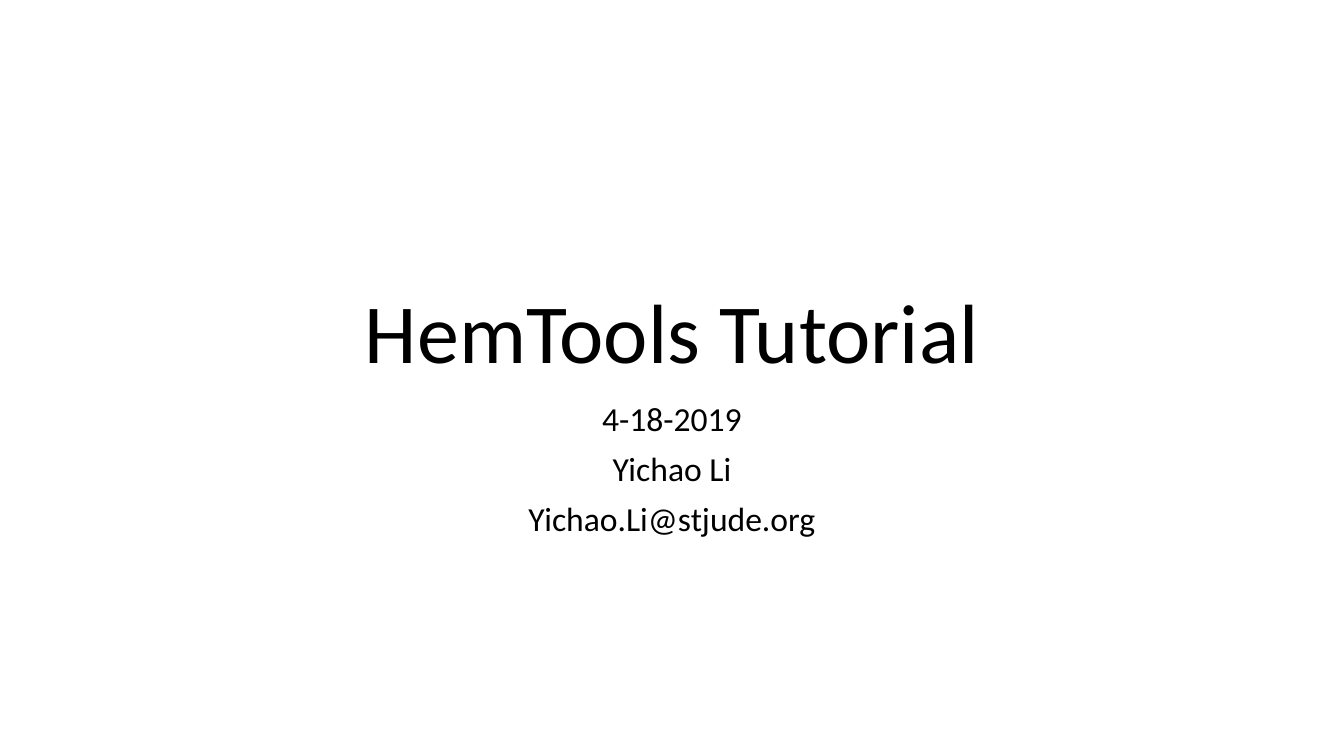
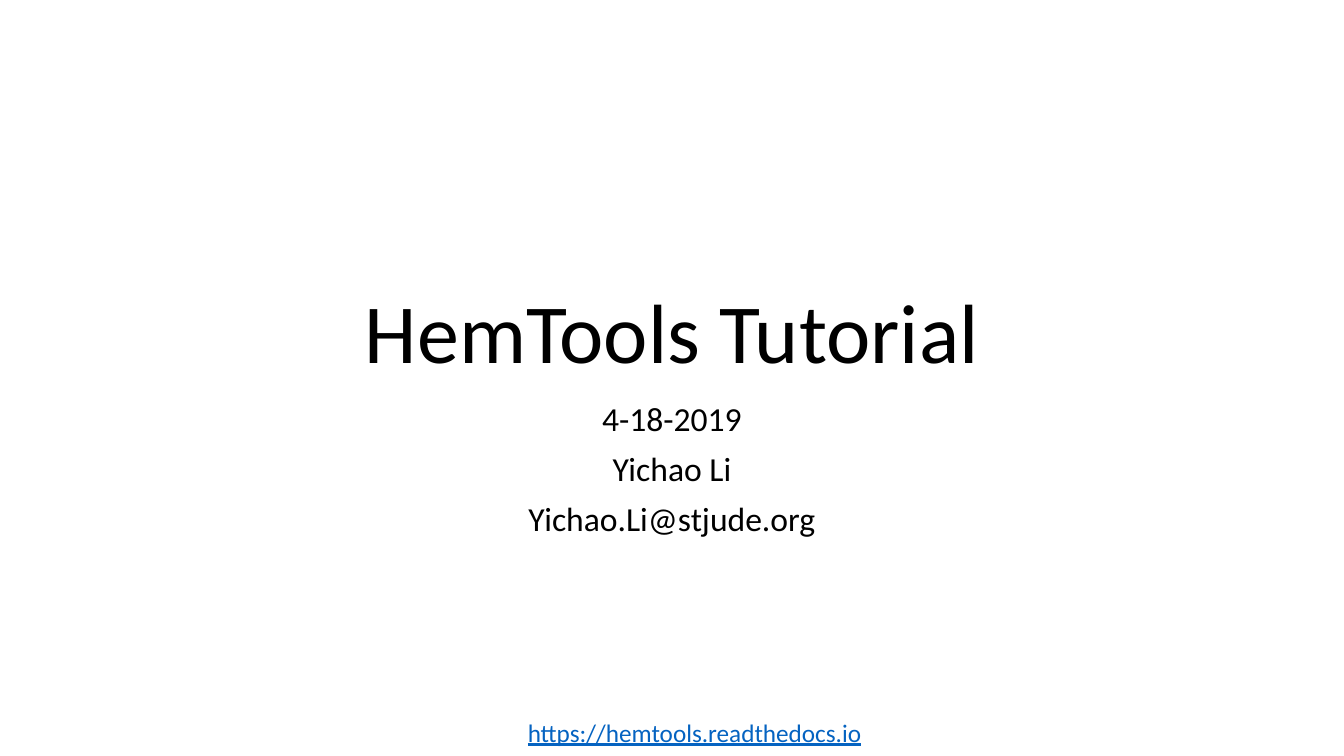
Before and after one commit to YichaoOU/HemTools, a slide deck: slide 1 of HemTools Tutorial.pptx. Drawn at 1344x756 pixels with LibreOffice and Linux fonts; fonts in the diff are those of the drawing. Boxes give left, top, right and bottom in pixels: in the first picture for what was removed or moved away, otherwise in the second. Text is boxed around its words. In the diff, an @@ line names an element or a change of style, - is before the commit and + after.

Commit message:
tutorial

```diff
--- a/HemTools Tutorial.pptx
+++ b/HemTools Tutorial.pptx
@@ text added at [528, 724, 861, 746], 18 pt, text #0563C1, underline @@
+    https://hemtools.readthedocs.io
```
Also in this commit, not shown: 3 other slides changed, 4 slides added, 1 slide removed, 1 other file.
